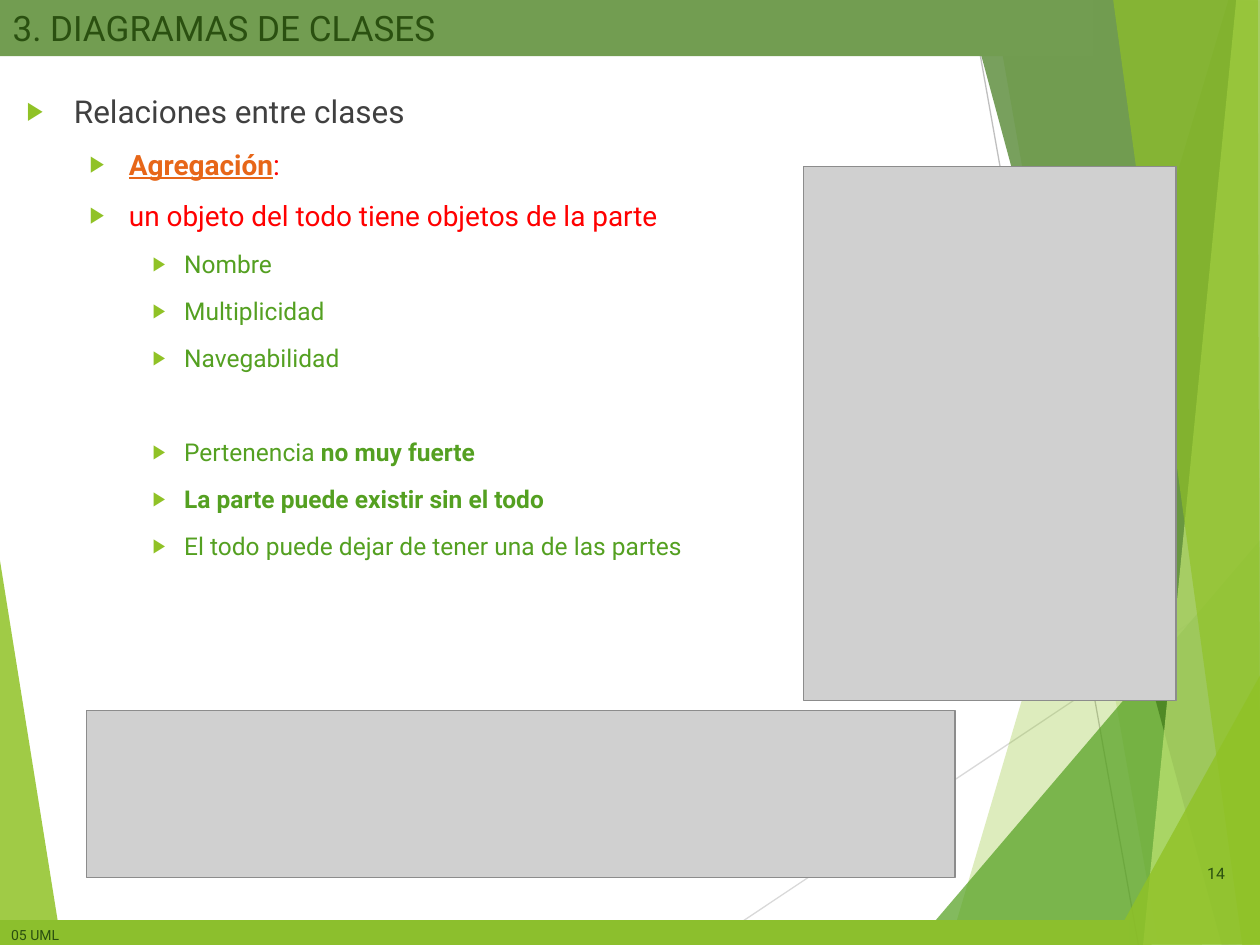
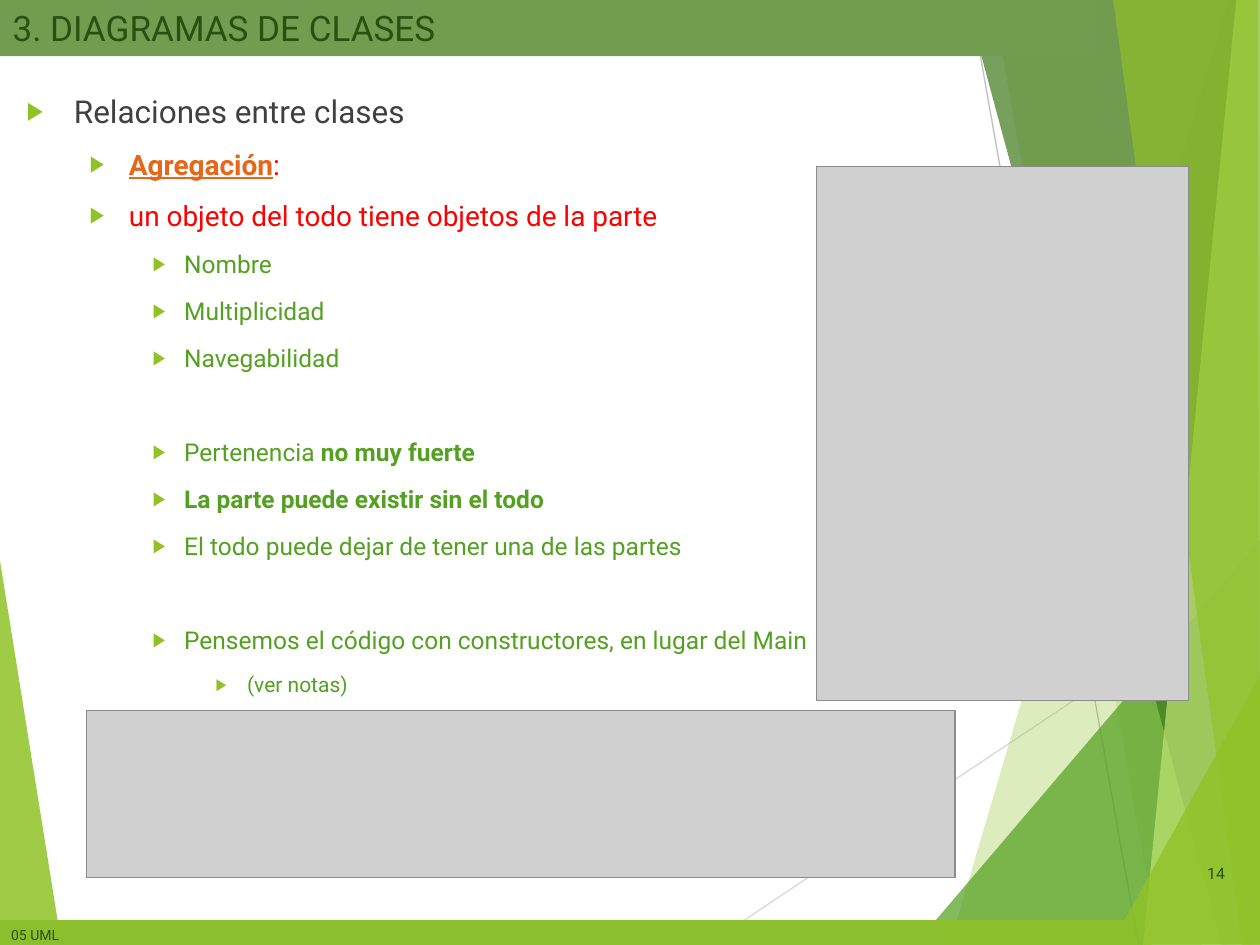
Before and after one commit to miGUITel/ED, a slide deck: slide 14 of 00 PRESENTACIONES compartida alumnos/ED05 - UML Diagramas de clases.pptx. Drawn at 1260x945 pixels with LibreOffice and Linux fonts; fonts in the diff are those of the drawing; grey boxes stand for pictures; background and template pictures are left out. Boxes give left, top, right and bottom in pixels: in the first picture for what was removed or moved away, otherwise in the second. Text is boxed around its words. In the diff, an @@ line names an element or a change of style, - is before the commit and + after.

```diff
--- a/00 PRESENTACIONES compartida alumnos/ED05 - UML Diagramas de clases.pptx
+++ b/00 PRESENTACIONES compartida alumnos/ED05 - UML Diagramas de clases.pptx
@@ picture: place and size @@
-picture at bbox=[804, 166, 1176, 701]
+picture at bbox=[816, 166, 1188, 701]
@@ text at bbox=[184, 630, 807, 697]: paragraphs added @@
+    ▶ Pensemos el código con constructores, en lugar del Main
+      ▶ (ver notas)
```
Also in this commit, not shown: 3 other slides changed, 5 other files.
